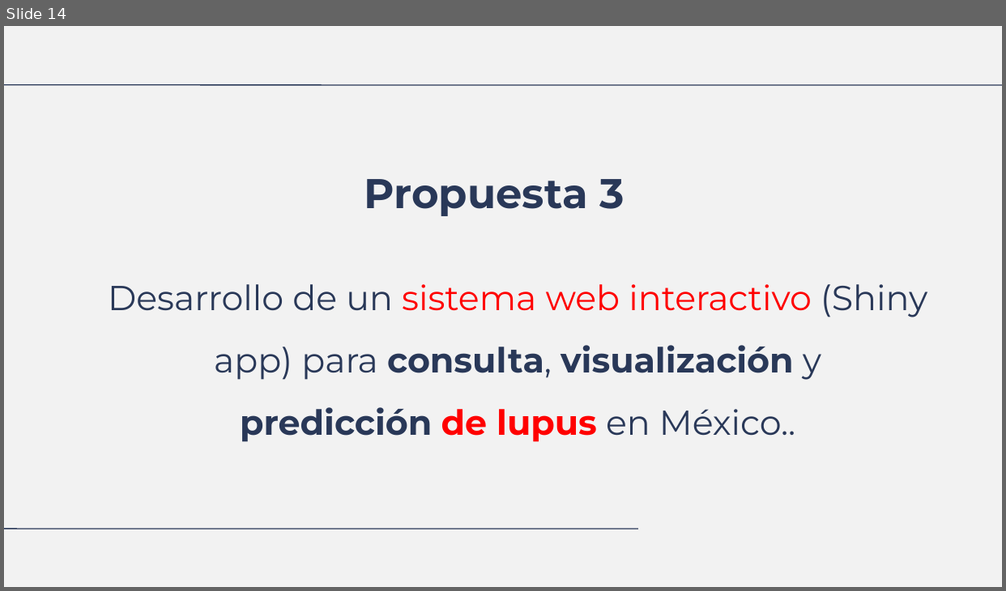
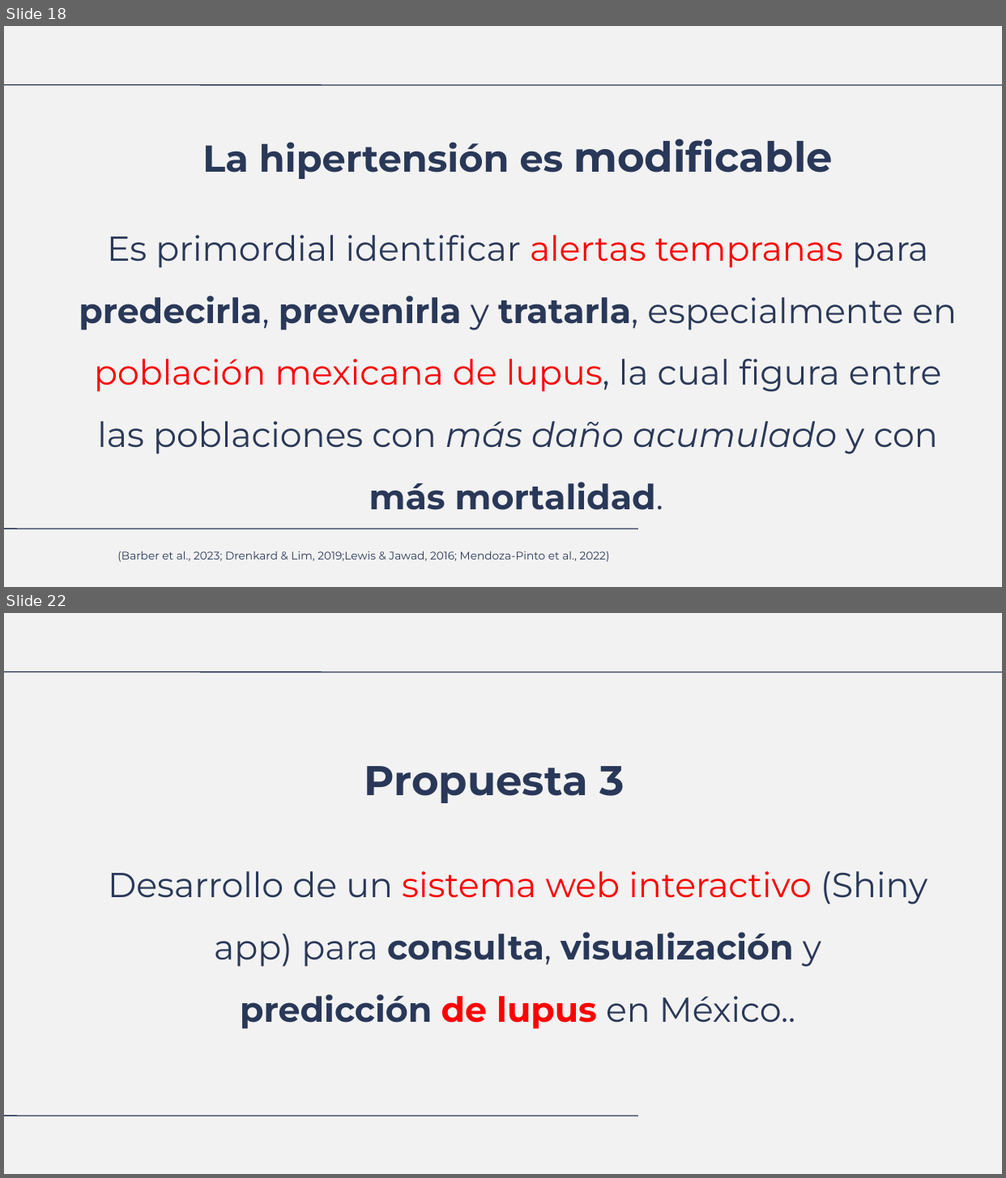
Before and after one commit to LuisDomingo/Proy_Bioinfo_Data_Analysis, a slide deck: index.odp. Shown one above the other, each under a label of ours: slide 14 before the commit, slides 18 and 22 after it; the slides between them are not shown. The pictures are 1006x591 and 1006x1178 pixels, drawn with LibreOffice and Linux fonts; fonts in the diff are those of the drawing. Boxes give left, top, right and bottom in pixels: in the first picture for what was removed or moved away, otherwise in the second. Text is boxed around its words. In the diff, an @@ line names an element or a change of style, - is before the commit and + after.

```diff
--- a/index.odp
+++ b/index.odp
@@ slide 18 added at bbox=[4, 26, 1002, 587], background #F2F2F2; not listed: 2 template elements that a slide beside it also shows @@
@@ text added at bbox=[79, 139, 957, 510], 25 pt, text #293858 @@
+La hipertensión es modificable
+Es primordial identificar alertas tempranas para predecirla, prevenirla y tratarla, especialmente en población mexicana de lupus, la cual figura entre las poblaciones con más daño acumulado y con más mortalidad.
@@ text added at bbox=[117, 552, 610, 562], 8 pt, text #293858 @@
+(Barber et al., 2023; Drenkard & Lim, 2019;Lewis & Jawad, 2016; Mendoza-Pinto et al., 2022)
@@ what was slide 14 is now slide 22 @@
```
Also in this commit, not shown: 3 slides changed, 7 other slides added, 37 other files.
